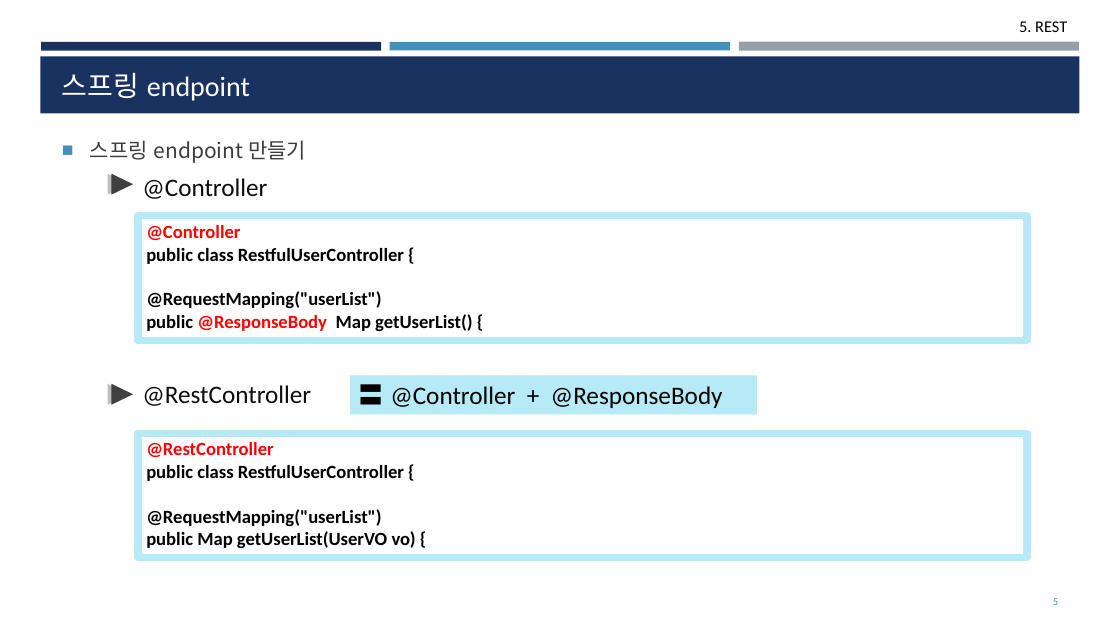
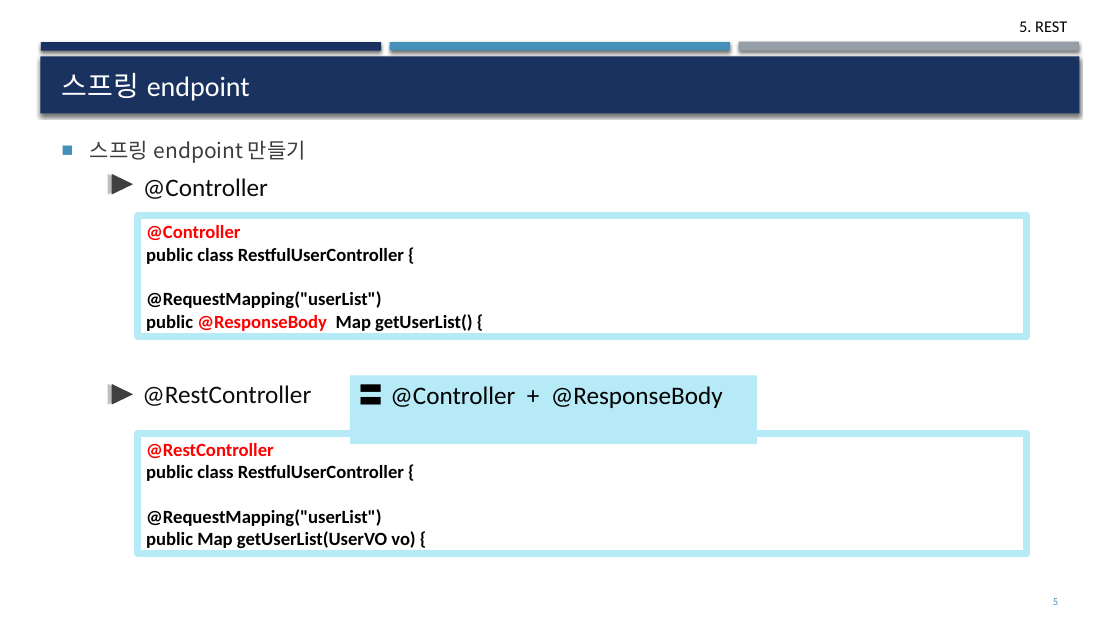
Before and after one commit to deukvely/spring, a slide deck: slide 5 of PPT/06_REST.pptx. Drawn at 1120x630 pixels with LibreOffice and Linux fonts; fonts in the diff are those of the drawing. Boxes give left, top, right and bottom in pixels: in the first picture for what was removed or moved away, otherwise in the second. Text is boxed around its words. In the diff, an @@ line names an element or a change of style, - is before the commit and + after.

```diff
--- a/PPT/06_REST.pptx
+++ b/PPT/06_REST.pptx
@@ shadow on in 4 elements at [41, 42, 381, 50], [739, 42, 1079, 51], [390, 42, 730, 50], [40, 56, 1080, 113] @@
@@ rectangle "@Controller": place and size @@
-rectangle "@Controller" at [138, 216, 1027, 340]
+rectangle "@Controller" at [138, 216, 1027, 336]
@@ rectangle "〓 @Controller + @ResponseBody": place and size @@
-rectangle "〓 @Controller + @ResponseBody" at [350, 376, 757, 414]
+rectangle "〓 @Controller + @ResponseBody" at [350, 376, 757, 444]
@@ rectangle "@RestController": place and size @@
-rectangle "@RestController" at [138, 434, 1027, 558]
+rectangle "@RestController" at [138, 434, 1027, 554]
```
Also in this commit, not shown: 27 other slides changed, 9 other files.
